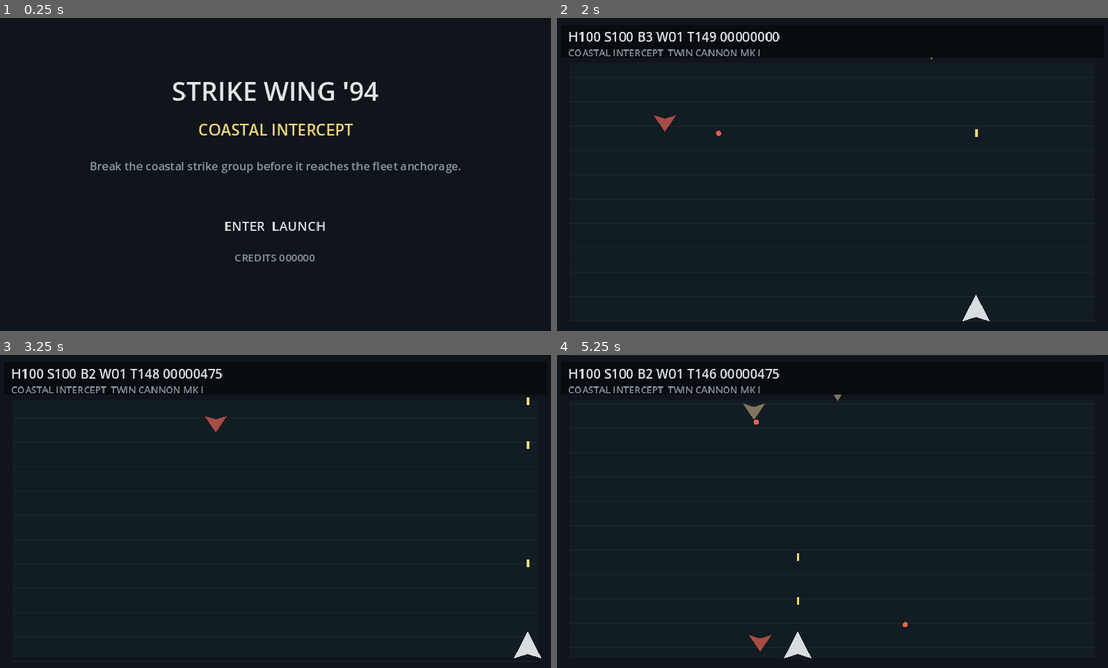
Above: before the commit, frames 1-4 (two rows, left to right).
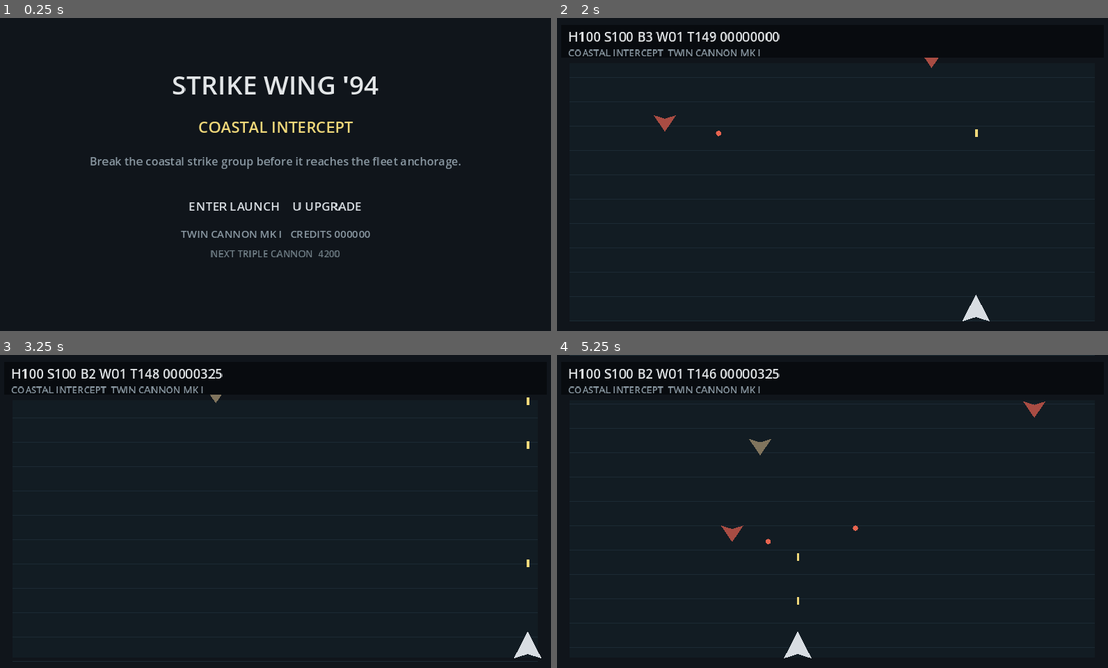
Above: after the commit, the same moments.

Repository: EVAVO-STUDIO/godot-462-strike-wing-94
Game: Godot game, scene res://scenes/main.tscn
The game is run twice, just before and just after one commit, with the same random seed, the same clock (stepped at 60 frames per second) and the same inputs.
Inputs:
- Up to frame 1 (0.25 s): no input
- Up to frame 2 (2 s): tap Enter (confirm) at 0.5, 1.35 s; hold D (move_right) 0.53-1.28 s; hold Space (fire_primary) 0.53-1.28 s; hold S (move_down) from 1.28 s (still down); tap Space (fire_primary) at 1.55 s
- Up to frame 3 (3.25 s): release S (move_down) at 2.03 s; hold D (move_right) 2.03-2.78 s; hold Space (fire_primary) 2.03-2.78 s; hold U (upgrade, bound only after the commit) from 2.78 s (still down); tap X (fire_secondary) at 2.85 s; tap Space (fire_primary) at 3.05 s
- Up to frame 4 (5.25 s): release U (upgrade, bound only after the commit) at 3.53 s; hold Space (fire_primary) 3.53-4.28 s; hold A (move_left) 3.53-5.03 s; tap Enter (confirm) at 4.35 s; tap Space (fire_primary) at 4.55 s; hold S (move_down) from 5.03 s (still down); hold Space (fire_primary) from 5.03 s (still down)

The runs differ from the first frame. In frame 1, 4.4% of the frame differs, in the area x 16-84%, y 18-78%; in frame 2, less than 0.1%; in frame 3, 0.2%; in frame 4, 0.5%.

Commit message:
feat: wire spawn profiles and upgrade economy into strike wing

Diff:
--- a/scripts/main.gd
+++ b/scripts/main.gd
@@ -3,6 +3,7 @@
 const ContentCatalog = preload("res://scripts/content_catalog.gd")
 const CombatRules = preload("res://scripts/combat_rules.gd")
 const ProjectileRules = preload("res://scripts/projectile_rules.gd")
+const ProgressionRules = preload("res://scripts/progression_rules.gd")
 const PLAYER_SPEED := 220.0
 const PLAYFIELD := Rect2(18.0, 52.0, 604.0, 296.0)
 
@@ -25,9 +26,12 @@
 var weapon_index := 0
 var boss_spawned := false
 var current_boss_id := ""
+var current_environment := "coast"
 var current_mission_name := "COASTAL INTERCEPT"
 var current_briefing := ""
 var result_text := ""
+var status_text := ""
+var status_timer := 0.0
 var bullets: Array = []
 var enemy_bullets: Array = []
 var enemies: Array = []
@@ -35,6 +39,7 @@
 var enemy_catalog: Array = []
 var weapon_catalog: Array = []
 var mission_catalog: Array = []
+var spawn_profiles: Array = []
 var campaign: Dictionary = {}
 
 func _ready() -> void:
@@ -44,9 +49,12 @@
 	queue_redraw()
 
 func _process(delta: float) -> void:
+	status_timer = maxf(0.0, status_timer - delta)
 	if phase == GamePhase.TITLE:
 		if Input.is_action_just_pressed("confirm"):
 			_start_mission()
+		elif Input.is_action_just_pressed("upgrade"):
+			_try_buy_next_weapon()
 	elif phase == GamePhase.PLAYING:
 		_update_mission(delta)
 		if Input.is_action_just_pressed("cancel"):
@@ -86,6 +94,7 @@
 	var enemies_data = ContentCatalog.load_json("res://data/enemies.json")
 	var weapons_data = ContentCatalog.load_json("res://data/weapons.json")
 	var missions_data = ContentCatalog.load_json("res://data/missions.json")
+	var spawn_data = ContentCatalog.load_json("res://data/spawn_profiles.json")
 	var campaign_data = ContentCatalog.load_json("res://data/campaign.json")
 	if typeof(enemies_data) == TYPE_DICTIONARY:
 		enemy_catalog = enemies_data.get("enemies", [])
@@ -93,6 +102,8 @@
 		weapon_catalog = weapons_data.get("weapons", [])
 	if typeof(missions_data) == TYPE_DICTIONARY:
 		mission_catalog = missions_data.get("missions", [])
+	if typeof(spawn_data) == TYPE_DICTIONARY:
+		spawn_profiles = spawn_data.get("profiles", [])
 	if typeof(campaign_data) == TYPE_DICTIONARY:
 		campaign = campaign_data
 		credits = int(campaign.get("starting_credits", 0))
@@ -103,12 +114,14 @@
 		current_briefing = "Intercept all incoming hostile aircraft."
 		mission_duration = 150.0
 		current_boss_id = ""
+		current_environment = "coast"
 		return
 	var mission: Dictionary = mission_catalog[clampi(index, 0, mission_catalog.size() - 1)]
 	current_mission_name = str(mission.get("name", "SCRAMBLE")).to_upper()
 	current_briefing = str(mission.get("briefing", ""))
 	mission_duration = float(mission.get("duration_seconds", 150.0))
 	current_boss_id = str(mission.get("boss_id", ""))
+	current_environment = str(mission.get("environment", "coast"))
 
 func _start_mission() -> void:
 	phase = GamePhase.PLAYING
@@ -118,7 +131,6 @@
 	shield = 100
 	bombs = 3
 	wave = 1
-	weapon_index = 0
 	boss_spawned = false
 	enemy_spawn_timer = 0.35
 	player_position = Vector2(320.0, 292.0)
@@ -128,7 +140,7 @@
 	phase = GamePhase.RESULT
 	_clear_combat()
 	if success:
-		var reward := 1000 + score / 10
+		var reward := ProgressionRules.mission_reward(score)
 		credits += reward
 		result_text = "MISSION COMPLETE  +%d CREDITS" % reward
 	else:
@@ -140,20 +152,39 @@
 	enemies.clear()
 	pickups.clear()
 
+func _primary_weapons() -> Array:
+	var result: Array = []
+	for weapon in weapon_catalog:
+		if str(weapon.get("slot", "")) == "primary":
+			result.append(weapon)
+	return result
+
+func _active_weapon() -> Dictionary:
+	var primaries := _primary_weapons()
+	if primaries.is_empty():
+		return {"name":"Twin Cannon Mk I","damage":1,"fire_interval":0.11,"projectile_speed":430.0,"projectiles":2,"spread_degrees":0.0,"cost":0}
+	return primaries[clampi(weapon_index, 0, primaries.size() - 1)]
+
+func _try_buy_next_weapon() -> void:
+	var primaries := _primary_weapons()
+	var result := ProgressionRules.next_weapon_index(weapon_index, primaries, credits)
+	if bool(result["changed"]):
+		weapon_index = int(result["index"])
+		credits = int(result["credits"])
+		status_text = "UPGRADE PURCHASED: %s" % str(_active_weapon().get("name", "WEAPON")).to_upper()
+	else:
+		var next_index := clampi(weapon_index + 1, 0, maxi(0, primaries.size() - 1))
+		if primaries.is_empty() or next_index == weapon_index:
+			status_text = "MAXIMUM PRIMARY LOADOUT"
+		else:
+			status_text = "NEED %d CREDITS" % int(primaries[next_index].get("cost", 0))
+	status_timer = 2.0
+
 func _update_player(delta: float) -> void:
 	var movement := Input.get_vector("move_left", "move_right", "move_up", "move_down")
 	player_position += movement * PLAYER_SPEED * delta
 	player_position.x = clampf(player_position.x, PLAYFIELD.position.x + 12.0, PLAYFIELD.end.x - 12.0)
 	player_position.y = clampf(player_position.y, PLAYFIELD.position.y + 16.0, PLAYFIELD.end.y - 12.0)
-
-func _active_weapon() -> Dictionary:
-	var primaries: Array = []
-	for weapon in weapon_catalog:
-		if str(weapon.get("slot", "")) == "primary":
-			primaries.append(weapon)
-	if primaries.is_empty():
-		return {"name":"Twin Cannon Mk I","damage":1,"fire_interval":0.11,"projectile_speed":430.0,"projectiles":2,"spread_degrees":0.0}
-	return primaries[weapon_index % primaries.size()]
 
 func _update_weapons() -> void:
 	var weapon := _active_weapon()
@@ -167,7 +198,7 @@
 			var angle := 0.0
 			if projectile_count > 1:
 				angle = deg_to_rad(lerpf(-spread, spread, float(i) / float(projectile_count - 1)))
-			bullets.append({"position": player_position + Vector2(0.0, -16.0), "velocity": Vector2.UP.rotated(angle) * speed, "damage": damage})
+			bullets.append({"position":player_position + Vector2(0.0, -16.0),"velocity":Vector2.UP.rotated(angle) * speed,"damage":damage})
 	if Input.is_action_just_pressed("fire_secondary") and secondary_timer <= 0.0 and bombs > 0:
 		bombs -= 1
 		secondary_timer = 1.0
@@ -180,24 +211,22 @@
 	for i in range(bullets.size() - 1, -1, -1):
 		var bullet: Dictionary = bullets[i]
 		var position: Vector2 = bullet["position"]
-		position += Vector2(bullet.get("velocity", Vector2.UP * 430.0)) * delta
+		position += bullet.get("velocity", Vector2.UP * 430.0) * delta
 		bullet["position"] = position
 		bullets[i] = bullet
-		if not PLAYFIELD.grow(24.0).has_point(position):
-			bullets.remove_at(i)
+		if not PLAYFIELD.grow(24.0).has_point(position): bullets.remove_at(i)
 
 func _update_enemy_bullets(delta: float) -> void:
 	for i in range(enemy_bullets.size() - 1, -1, -1):
 		var shot: Dictionary = enemy_bullets[i]
 		var position: Vector2 = shot["position"]
-		position += Vector2(shot["velocity"]) * delta
+		position += shot["velocity"] * delta
 		shot["position"] = position
 		enemy_bullets[i] = shot
 		if position.distance_squared_to(player_position) <= 120.0:
 			_apply_damage(int(shot.get("damage", 8)))
 			enemy_bullets.remove_at(i)
-		elif not PLAYFIELD.grow(32.0).has_point(position):
-			enemy_bullets.remove_at(i)
+		elif not PLAYFIELD.grow(32.0).has_point(position): enemy_bullets.remove_at(i)
 
 func _update_pickups(delta: float) -> void:
 	for i in range(pickups.size() - 1, -1, -1):
@@ -209,8 +238,7 @@
 		if position.distance_squared_to(player_position) <= 260.0:
 			_apply_pickup(str(pickup["kind"]))
 			pickups.remove_at(i)
-		elif position.y > PLAYFIELD.end.y + 20.0:
-			pickups.remove_at(i)
+		elif position.y > PLAYFIELD.end.y + 20.0: pickups.remove_at(i)
 
 func _update_enemies(delta: float) -> void:
 	for i in range(enemies.size() - 1, -1, -1):
@@ -219,10 +247,8 @@
 		enemy["fire_timer"] = float(enemy["fire_timer"]) - delta
 		var position: Vector2 = enemy["position"]
 		var is_boss := bool(enemy.get("boss", false))
-		if is_boss and position.y < 105.0:
-			position.y += float(enemy["speed"]) * delta
-		elif not is_boss:
-			position.y += float(enemy["speed"]) * delta
+		if is_boss and position.y < 105.0: position.y += float(enemy["speed"]) * delta
+		elif not is_boss: position.y += float(enemy["speed"]) * delta
 		position.x += sin(float(enemy["age"]) * float(enemy["turn_rate"]) + float(enemy["phase"])) * float(enemy["drift"]) * delta
 		position.x = clampf(position.x, PLAYFIELD.position.x + 18.0, PLAYFIELD.end.x - 18.0)
 		enemy["position"] = position
@@ -230,8 +256,7 @@
 			_fire_enemy_weapon(enemy)
 			enemy["fire_timer"] = ProjectileRules.enemy_fire_interval(str(enemy.get("weapon", "single_burst")), wave)
 		enemies[i] = enemy
-		if not is_boss and position.y > PLAYFIELD.end.y + 22.0:
-			enemies.remove_at(i)
+		if not is_boss and position.y > PLAYFIELD.end.y + 22.0: enemies.remove_at(i)
 
 func _fire_enemy_weapon(enemy: Dictionary) -> void:
 	var origin: Vector2 = enemy["position"]
@@ -243,32 +268,31 @@
 	if weapon_id == "twin_burst":
 		enemy_bullets.append({"position":origin,"velocity":velocity.rotated(0.16),"damage":damage})
 		enemy_bullets.append({"position":origin,"velocity":velocity.rotated(-0.16),"damage":damage})
+	elif weapon_id == "missile":
+		enemy_bullets.append({"position":origin,"velocity":velocity.rotated(0.08),"damage":damage + 3})
 
 func _resolve_combat() -> void:
 	for bullet_index in range(bullets.size() - 1, -1, -1):
 		var bullet_hit := false
 		for enemy_index in range(enemies.size() - 1, -1, -1):
-			if Vector2(bullets[bullet_index]["position"]).distance_squared_to(Vector2(enemies[enemy_index]["position"])) <= (420.0 if bool(enemies[enemy_index].get("boss", false)) else 196.0):
+			if bullets[bullet_index]["position"].distance_squared_to(enemies[enemy_index]["position"]) <= (420.0 if bool(enemies[enemy_index].get("boss", false)) else 196.0):
 				enemies[enemy_index]["hp"] -= int(bullets[bullet_index]["damage"])
 				bullet_hit = true
 				if int(enemies[enemy_index]["hp"]) <= 0:
 					var destroyed: Dictionary = enemies[enemy_index]
 					score += int(destroyed["value"])
-					_maybe_drop_pickup(Vector2(destroyed["position"]), bool(destroyed.get("boss", false)))
+					_maybe_drop_pickup(destroyed["position"], bool(destroyed.get("boss", false)))
 					enemies.remove_at(enemy_index)
 				break
-		if bullet_hit:
-			bullets.remove_at(bullet_index)
+		if bullet_hit: bullets.remove_at(bullet_index)
 	for enemy_index in range(enemies.size() - 1, -1, -1):
-		if Vector2(enemies[enemy_index]["position"]).distance_squared_to(player_position) <= 420.0:
+		if enemies[enemy_index]["position"].distance_squared_to(player_position) <= 420.0:
 			_apply_damage(24 if bool(enemies[enemy_index].get("boss", false)) else 18)
-			if not bool(enemies[enemy_index].get("boss", false)):
-				enemies.remove_at(enemy_index)
+			if not bool(enemies[enemy_index].get("boss", false)): enemies.remove_at(enemy_index)
 
 func _maybe_drop_pickup(position: Vector2, guaranteed: bool = false) -> void:
 	var kind := "weapon" if guaranteed else ProjectileRules.pickup_kind_for_roll(randf())
-	if kind != "":
-		pickups.append({"position":position,"kind":kind})
+	if kind != "": pickups.append({"position":position,"kind":kind})
 
 func _apply_pickup(kind: String) -> void:
 	match kind:
@@ -276,30 +300,36 @@
 		"repair": hull = mini(100, hull + 25)
 		"bomb": bombs = mini(5, bombs + 1)
 		"weapon":
-			var primary_count := 0
-			for weapon in weapon_catalog:
-				if str(weapon.get("slot", "")) == "primary": primary_count += 1
-			if primary_count > 0: weapon_index = (weapon_index + 1) % primary_count
+			var primaries := _primary_weapons()
+			if not primaries.is_empty(): weapon_index = mini(primaries.size() - 1, weapon_index + 1)
 
 func _apply_damage(amount: int) -> void:
 	var state := CombatRules.apply_shielded_damage(hull, shield, amount)
 	hull = int(state["hull"])
 	shield = int(state["shield"])
-	if hull <= 0:
-		_finish_mission(false)
+	if hull <= 0: _finish_mission(false)
 
 func _find_enemy_archetype(id: String) -> Dictionary:
 	for enemy in enemy_catalog:
-		if str(enemy.get("id", "")) == id:
-			return enemy
+		if str(enemy.get("id", "")) == id: return enemy
 	return {}
+
+func _spawn_candidates() -> Array:
+	var allowed_ids: Array = []
+	for profile in spawn_profiles:
+		if str(profile.get("environment", "")) != current_environment: continue
+		if wave < int(profile.get("min_wave", 1)) or wave > int(profile.get("max_wave", 99)): continue
+		allowed_ids = profile.get("enemy_ids", [])
+		break
+	var candidates: Array = []
+	for item in enemy_catalog:
+		if bool(item.get("boss", false)): continue
+		if allowed_ids.is_empty() or str(item.get("id", "")) in allowed_ids: candidates.append(item)
+	return candidates
 
 func _spawn_enemy(archetype: Dictionary = {}) -> void:
 	if archetype.is_empty():
-		var candidates: Array = []
-		for item in enemy_catalog:
-			if not bool(item.get("boss", false)):
-				candidates.append(item)
+		var candidates := _spawn_candidates()
 		if not candidates.is_empty(): archetype = candidates[randi() % candidates.size()]
 	var base_hp := int(archetype.get("hp", 1))
 	var is_boss := bool(archetype.get("boss", false))
@@ -311,8 +341,7 @@
 	enemies.append({"id":str(archetype.get("id", "bogey")),"category":enemy_class,"position":Vector2(x, PLAYFIELD.position …(406 unchanged characters)…
 
 func _try_spawn_boss() -> void:
-	if boss_spawned or current_boss_id == "" or mission_time < mission_duration * 0.72:
-		return
+	if boss_spawned or current_boss_id == "" or mission_time < mission_duration * 0.72: return
 	var boss := _find_enemy_archetype(current_boss_id)
 	if not boss.is_empty():
 		boss_spawned = true
@@ -320,8 +349,7 @@
 
 func _boss_alive() -> bool:
 	for enemy in enemies:
-		if bool(enemy.get("boss", false)):
-			return true
+		if bool(enemy.get("boss", false)): return true
 	return false
 
 func _configure_input() -> void:
@@ -334,6 +362,7 @@
 	_add_key_action("confirm", KEY_ENTER)
 	_add_key_action("cancel", KEY_ESCAPE)
 	_add_key_action("restart", KEY_R)
+	_add_key_action("upgrade", KEY_U)
 
 func _add_key_action(action: StringName, keycode: Key) -> void:
 	if not InputMap.has_action(action): InputMap.add_action(action)
@@ -342,23 +371,27 @@
 
 func _draw() -> void:
 	draw_rect(Rect2(0, 0, 640, 360), Color("10151b"))
-	if phase == GamePhase.TITLE:
-		_draw_title(); return
-	if phase == GamePhase.RESULT:
-		_draw_result(); return
+	if phase == GamePhase.TITLE: _draw_title(); return
+	if phase == GamePhase.RESULT: _draw_result(); return
 	_draw_gameplay()
 
 func _draw_title() -> void:
-	draw_string(ThemeDB.fallback_font, Vector2(0, 95), "STRIKE WING '94", HORIZONTAL_ALIGNMENT_CENTER, 640, 30, Color("e3e6e8"))
-	draw_string(ThemeDB.fallback_font, Vector2(0, 135), current_mission_name, HORIZONTAL_ALIGNMENT_CENTER, 640, 18, Color("f0d87a"))
-	draw_string(ThemeDB.fallback_font, Vector2(80, 175), current_briefing, HORIZONTAL_ALIGNMENT_CENTER, 480, 13, Color("8997a1"))
-	draw_string(ThemeDB.fallback_font, Vector2(0, 245), "ENTER  LAUNCH", HORIZONTAL_ALIGNMENT_CENTER, 640, 15, Color("d8dde2"))
-	draw_string(ThemeDB.fallback_font, Vector2(0, 280), "CREDITS %06d" % credits, HORIZONTAL_ALIGNMENT_CENTER, 640, 12, Color("8997a1"))
+	draw_string(ThemeDB.fallback_font, Vector2(0, 88), "STRIKE WING '94", HORIZONTAL_ALIGNMENT_CENTER, 640, 30, Color("e3e6e8"))
+	draw_string(ThemeDB.fallback_font, Vector2(0, 132), current_mission_name, HORIZONTAL_ALIGNMENT_CENTER, 640, 18, Color("f0d87a"))
+	draw_string(ThemeDB.fallback_font, Vector2(80, 170), current_briefing, HORIZONTAL_ALIGNMENT_CENTER, 480, 13, Color("8997a1"))
+	draw_string(ThemeDB.fallback_font, Vector2(0, 222), "ENTER LAUNCH    U UPGRADE", HORIZONTAL_ALIGNMENT_CENTER, 640, 14, Color("d8dde2"))
+	var weapon := _active_weapon()
+	draw_string(ThemeDB.fallback_font, Vector2(0, 253), "%s   CREDITS %06d" % [str(weapon.get("name", "CANNON")).to_upper(), credits], HORIZONTAL_ALIGNMENT_CENTER, 640, 12, Color("8997a1"))
+	var primaries := _primary_weapons()
+	if weapon_index + 1 < primaries.size():
+		draw_string(ThemeDB.fallback_font, Vector2(0, 275), "NEXT %s  %d" % [str(primaries[weapon_index + 1].get("name", "")).to_upper(), int(primaries[weapon_index + 1].get("cost", 0))], HORIZONTAL_ALIGNMENT_CENTER, 640, 11, Color("6f7d85"))
+	if status_timer > 0.0:
+		draw_string(ThemeDB.fallback_font, Vector2(0, 310), status_text, HORIZONTAL_ALIGNMENT_CENTER, 640, 12, Color("72c7b2"))
 
 func _draw_result() -> void:
 	draw_string(ThemeDB.fallback_font, Vector2(0, 120), result_text, HORIZONTAL_ALIGNMENT_CENTER, 640, 22, Color("f0d87a"))
 	draw_string(ThemeDB.fallback_font, Vector2(0, 165), "SCORE %08d   CREDITS %06d" % [score, credits], HORIZONTAL_ALIGNMENT_CENTER, 640, 15, Color("e3e6e8"))
-	draw_string(ThemeDB.fallback_font, Vector2(0, 230), "ENTER  CONTINUE    R  RETRY", HORIZONTAL_ALIGNMENT_CENTER, 640, 13, Color("8997a1"))
+	draw_string(ThemeDB.fallback_font, Vector2(0, 230), "ENTER CONTINUE    R RETRY", HORIZONTAL_ALIGNMENT_CENTER, 640, 13, Color("8997a1"))
 
 func _draw_gameplay() -> void:
 	draw_rect(PLAYFIELD, Color("121c23"))
